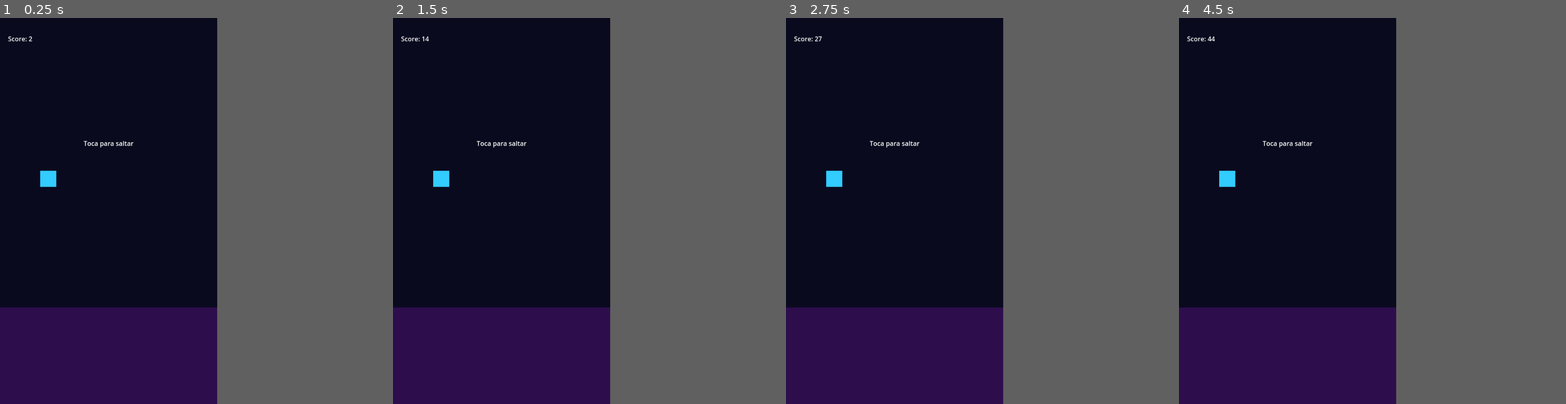
Above: before the commit, frames 1-4 (left to right).
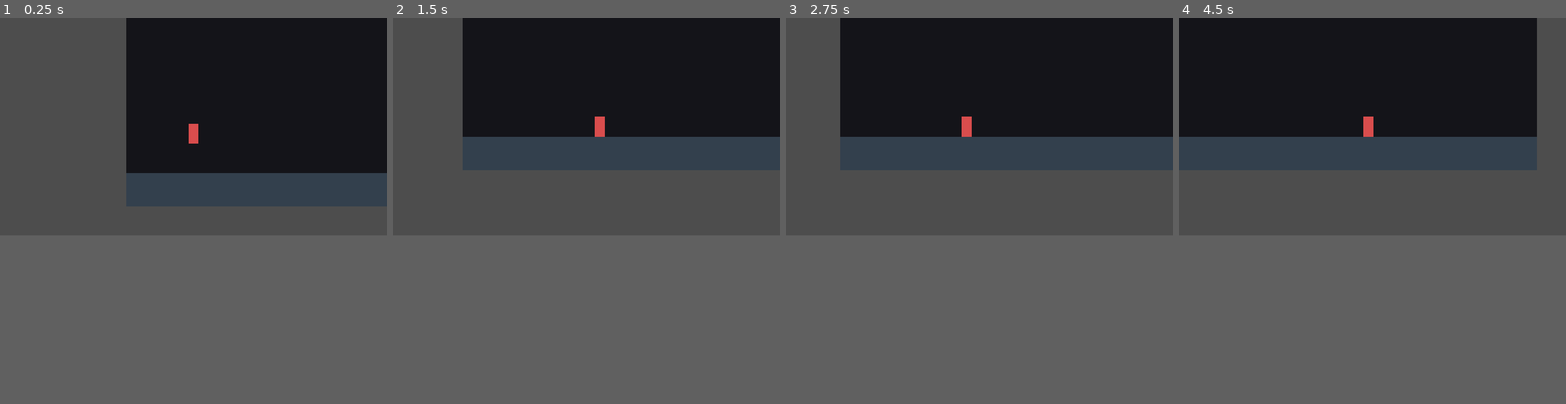
Above: after the commit, the same moments.

Repository: alexsndersoto04-source/Proyectos
Game: Godot game, scene res://main_scene.tscn
Two runs of this game, one before a commit and one after it. Both use one fixed random seed, a clock stepped at 60 frames per second and the inputs below. Before the commit the project starts from res://scenes/main.tscn.
Inputs (mouse positions are in pixels of both pictures, inside the frame that each line leads up to):
- Up to frame 1 (0.25 s): no input
- Up to frame 2 (1.5 s): move the mouse to (547, 191) at 0.52 s; hold Right (ui_right) from 0.53 s (still down); click (547, 191) at 0.67 s; move the mouse to (458, 230) at 1.27 s
- Up to frame 3 (2.75 s): move the mouse to (917, 126) at 2.02 s; release Right (ui_right) at 2.03 s; hold Left (ui_left) from 2.03 s (still down)
- Up to frame 4 (4.5 s): move the mouse to (1275, 288) at 2.77 s; release Left (ui_left) at 2.78 s; hold Right (ui_right) 2.78-4.28 s; click (1275, 288) at 2.92 s; move the mouse to (1353, 268) at 3.52 s; move the mouse to (1221, 153) at 4.27 s; hold Left (ui_left) from 4.28 s (still down)
In our replay, the window is 449x799 before the commit and 800x450 after it. These sizes can differ from the game's own. Grey fills any space a smaller window leaves; there, only what the larger window draws over its background counts as a difference.

The runs differ from the first frame. In frame 1, 40% of the frame differs, in the area x 0-100%, y 0-75%; in frame 2, 42%; in frame 3, 40%; in frame 4, 38%.
Error before the commit: Invalid assignment of property or key 'is_dead' with value of type 'bool' on a base object of type 'Area2D'. (res://scripts/game.gd:59)

Commit message:
Forzar a Godot a cargar la escena principal de WAKE UP

Diff:
--- a/project.godot
+++ b/project.godot
@@ -1,26 +1,18 @@
-; Engine configuration file.
-; It's best edited using the editor UI and not directly,
-; since the parameters that go here are not all obvious.
-
 config_version=5
 
 [application]
 
-config/name="Void Runner"
-run/main_scene="res://scenes/main.tscn"
-config/features=PackedStringArray("4.2", "Mobile")
+config/name="WAKE UP"
+run/main_scene="res://main_scene.tscn"
+config/features=PackedStringArray("4.2", "Forward Plus")
 config/icon="res://icon.svg"
-
-[autoload]
 
 [display]
 
-window/size/viewport_width=540
-window/size/viewport_height=960
-window/handheld/orientation=1
+window/size/viewport_width=1152
+window/size/viewport_height=648
+window/stretch/mode="canvas_items"
 
 [rendering]
 
-renderer/rendering_method="mobile"
-renderer/rendering_method.mobile="mobile"
-textures/vram_compression/import_etc2_astc=true
+renderer/rendering_method="gl_compatibility"
